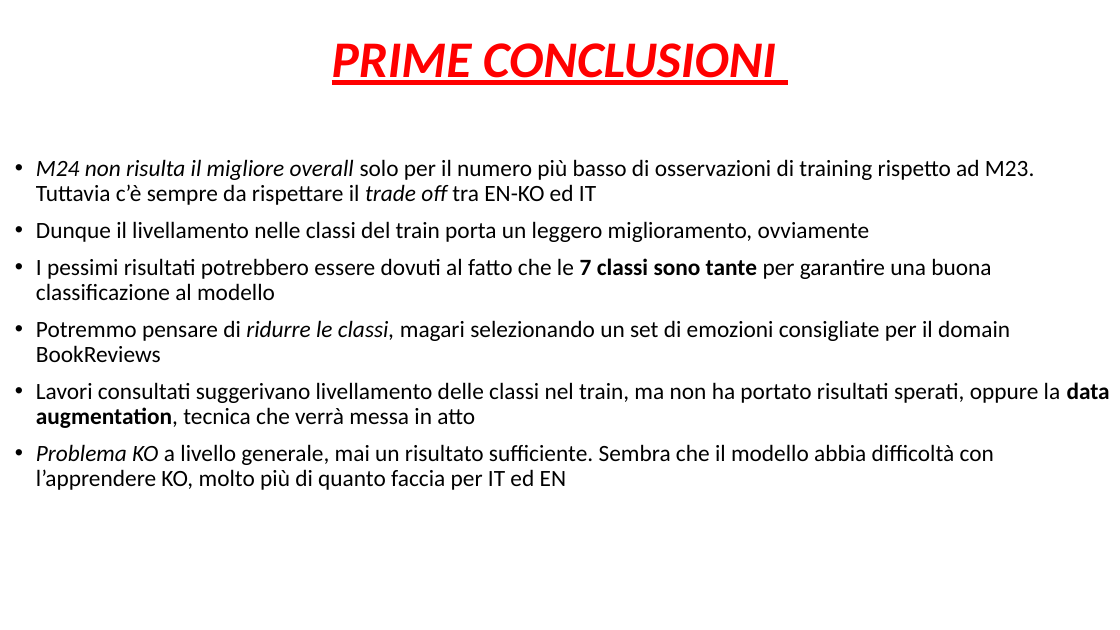
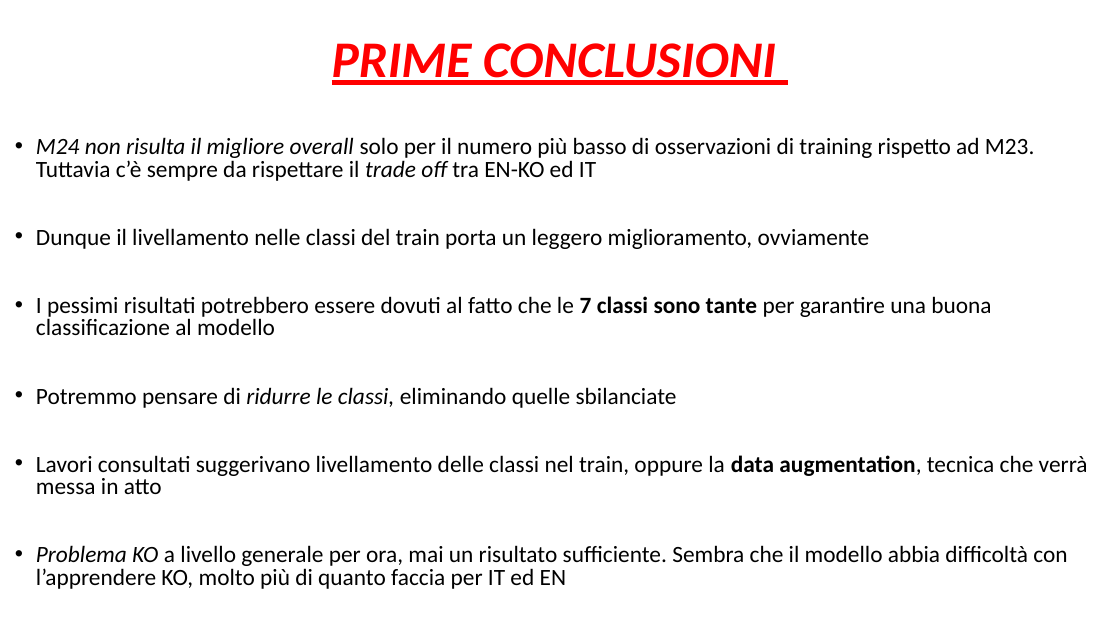
Before and after one commit to alefox1997/DataScience-Master-Thesis, a slide deck: slide 6 of Presentazioni/FT_Emotion.pptx. Drawn at 1120x630 pixels with LibreOffice and Linux fonts; fonts in the diff are those of the drawing. Boxes give left, top, right and bottom in pixels: in the first picture for what was removed or moved away, otherwise in the second. Text is boxed around its words. In the diff, an @@ line names an element or a change of style, - is before the commit and + after.

```diff
--- a/Presentazioni/FT_Emotion.pptx
+++ b/Presentazioni/FT_Emotion.pptx
@@ text "M24 non risulta il migliore ...": place and size @@
-text "M24 non risulta il migliore ..." at (36,159,1110,490)
+text "M24 non risulta il migliore ..." at (36,137,1088,589)
@@ text at (36,137,1034,335): line spacing 0.9 to 0.8 @@
@@ text at (36,387,1088,589): text changed @@
-• Potremmo pensare di ridurre le classi, magari selezionando un set di emozioni consigliate per il domain BookReviews
-• Lavori consultati suggerivano livellamento delle classi nel train, ma non ha portato risultati sperati, oppure la data augmentation, tecnica che verrà messa in atto
-• Problema KO a livello generale, mai un risultato sufficiente. Sembra che il modello abbia difficoltà con l’apprendere KO, molto più di quanto faccia per IT ed EN
+• Potremmo pensare di ridurre le classi, eliminando quelle sbilanciate
+• Lavori consultati suggerivano livellamento delle classi nel train, oppure la data augmentation, tecnica che verrà messa in atto
+• Problema KO a livello generale per ora, mai un risultato sufficiente. Sembra che il modello abbia difficoltà con l’apprendere KO, molto più di quanto faccia per IT ed EN
```
Also in this commit, not shown: 3 other slides changed.
